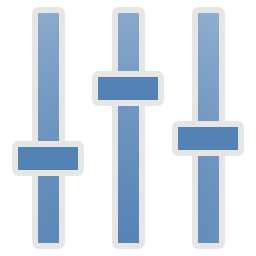
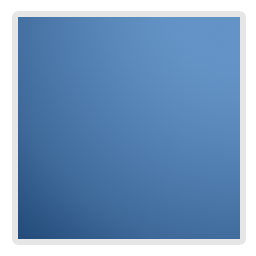
Layers edited between the first and the second 256 x 256 image:
hid group "custom" (12 layers) over <box>12,7,246,249</box>
showed group "cancel" (3 layers) over <box>12,7,246,249</box>
